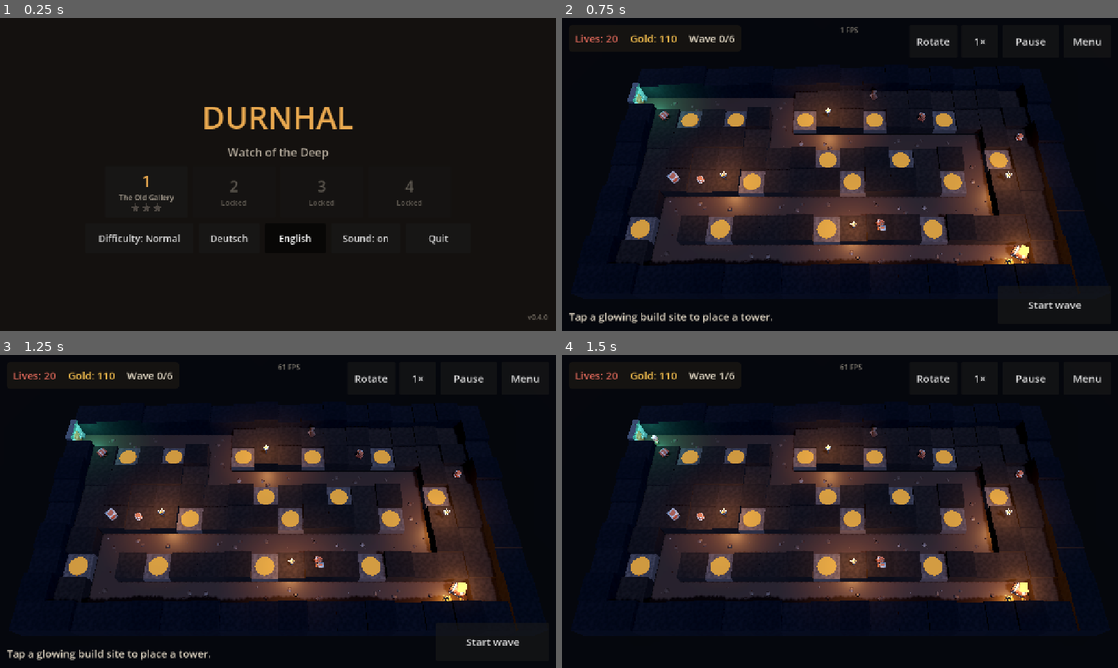
Above: before the commit, frames 1-4 (two rows, left to right).
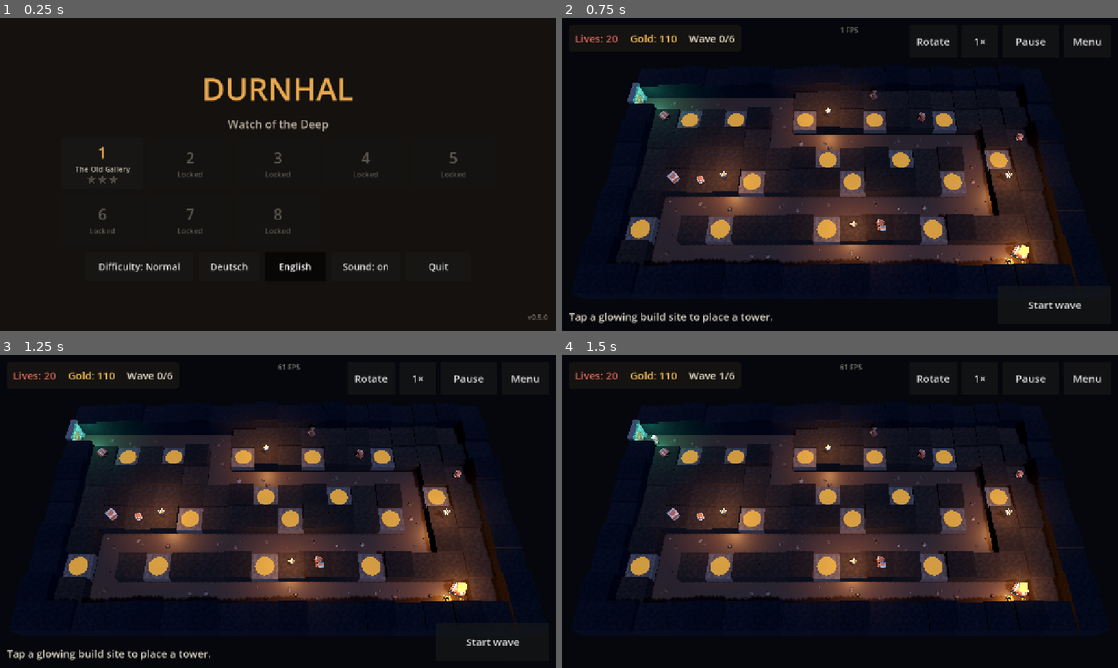
Above: after the commit, the same moments.

Repository: eragonapps/tower_defense
Game: Godot game, scene res://scenes/main_menu.tscn
Same seed, same stepped clock (60 frames per second), same inputs: the game is played once before the commit and once after it.
Inputs (mouse positions are in pixels of both pictures, inside the frame that each line leads up to; where the layout moved, square brackets give the same spot in the first picture):
- Up to frame 1 (0.25 s): no input
- Up to frame 2 (0.75 s): click (662, 165) [706, 193] at 0.5 s
- Up to frame 3 (1.25 s): no input
- Up to frame 4 (1.5 s): click "Start wave" at 1.25 s

The runs differ from the first frame. In frame 1, 4.3% of the frame differs, in the area x 13-98%, y 19-97%; in frame 2, nothing differs; in frame 3, nothing differs; in frame 4, nothing differs.

Commit message:
Add levels 5 to 8, per-level enemy health factor and two-row build menu
Co-Authored-By: Claude Fable 5.2 <noreply@anthropic.com>
Claude-Session: https://claude.ai/code/session_014ZyCvGMgCEPsRxnEwzfPyy

Diff:
--- /dev/null
+++ b/data/levels/level_05.json
@@ -0,0 +1,94 @@
+{
+  "name_key": "LEVEL_05_NAME",
+  "hint_key": "HINT_LEVEL_05",
+  "start_gold": 380,
+  "lives": 20,
+  "wave_pause": 10.0,
+  "towers": [
+    "crossbow",
+    "sling",
+    "runestone",
+    "forge",
+    "bomb",
+    "shieldwall"
+  ],
+  "waves": [
+    {
+      "reward": 40,
+      "groups": [
+        {"enemy": "skeleton_minion", "count": 10, "interval": 0.9},
+        {"enemy": "skeleton_minion", "count": 10, "interval": 0.9, "delay": 4.0, "entrance": 1}
+      ]
+    },
+    {
+      "reward": 45,
+      "groups": [
+        {"enemy": "skeleton_warrior", "count": 6, "interval": 1.5},
+        {"enemy": "skeleton_rogue", "count": 8, "interval": 0.7, "delay": 3.0, "entrance": 1}
+      ]
+    },
+    {
+      "reward": 50,
+      "groups": [
+        {"enemy": "skeleton_guard", "count": 4, "interval": 2.2},
+        {"enemy": "skeleton_warrior", "count": 8, "interval": 1.2, "entrance": 1},
+        {"enemy": "skeleton_mage", "count": 1, "interval": 1.0, "delay": 6.0, "entrance": 1}
+      ]
+    },
+    {
+      "reward": 55,
+      "groups": [
+        {"enemy": "skeleton_rogue", "count": 14, "interval": 0.5},
+        {"enemy": "skeleton_guard", "count": 6, "interval": 1.8, "delay": 2.0, "entrance": 1},
+        {"enemy": "skeleton_minion", "count": 20, "interval": 0.4, "delay": 8.0}
+      ]
+    },
+    {
+      "reward": 60,
+      "groups": [
+        {"enemy": "skeleton_warrior", "count": 14, "interval": 0.9},
+        {"enemy": "skeleton_warrior", "count": 14, "interval": 0.9, "entrance": 1},
+        {"enemy": "skeleton_mage", "count": 2, "interval": 4.0, "delay": 3.0},
+        {"enemy": "skeleton_mage", "count": 2, "interval": 4.0, "delay": 5.0, "entrance": 1}
+      ]
+    },
+    {
+      "reward": 65,
+      "groups": [
+        {"enemy": "skeleton_guard", "count": 10, "interval": 1.3},
+        {"enemy": "skeleton_guard", "count": 10, "interval": 1.3, "entrance": 1},
+        {"enemy": "skeleton_rogue", "count": 16, "interval": 0.4, "delay": 6.0}
+      ]
+    },
+    {
+      "reward": 70,
+      "groups": [
+        {"enemy": "skeleton_warrior", "count": 24, "interval": 0.6},
+        {"enemy": "skeleton_minion", "count": 40, "interval": 0.3, "entrance": 1},
+        {"enemy": "skeleton_mage", "count": 4, "interval": 3.0, "delay": 4.0},
+        {"enemy": "skeleton_guard", "count": 8, "interval": 1.5, "delay": 8.0, "entrance": 1}
+      ]
+    },
+    {
+      "reward": 0,
+      "groups": [
+        {"enemy": "skeleton_guard", "count": 16, "interval": 1.0},
+        {"enemy": "skeleton_guard", "count": 16, "interval": 1.0, "entrance": 1},
+        {"enemy": "skeleton_mage", "count": 5, "interval": 2.5, "delay": 3.0},
+        {"enemy": "skeleton_rogue", "count": 24, "interval": 0.35, "delay": 8.0, "entrance": 1}
+      ]
+    }
+  ],
+  "grid": [
+    "##################",
+    "E........::::::::#",
+    "#:o::o:o.o::*::::#",
+    "#:::*:::.ooo:o:o:#",
+    "#::::::o........H#",
+    "#::::::o.o:o:o:o:#",
+    "#:::*:::.o::*::::#",
+    "#:o::o:o.o:::::::#",
+    "E........::::::::#",
+    "##################"
+  ]
+}
--- /dev/null
+++ b/data/levels/level_06.json
@@ -0,0 +1,91 @@
+{
+  "name_key": "LEVEL_06_NAME",
+  "hint_key": "HINT_LEVEL_06",
+  "start_gold": 340,
+  "lives": 20,
+  "wave_pause": 12.0,
+  "towers": [
+    "crossbow",
+    "sling",
+    "runestone",
+    "forge",
+    "bomb",
+    "shieldwall"
+  ],
+  "rules": {
+    "max_digs": 7
+  },
+  "waves": [
+    {
+      "reward": 40,
+      "groups": [
+        {"enemy": "skeleton_minion", "count": 14, "interval": 0.8}
+      ]
+    },
+    {
+      "reward": 45,
+      "groups": [
+        {"enemy": "skeleton_rogue", "count": 10, "interval": 0.8},
+        {"enemy": "skeleton_warrior", "count": 6, "interval": 1.5, "delay": 4.0}
+      ]
+    },
+    {
+      "reward": 50,
+      "groups": [
+        {"enemy": "skeleton_rogue", "count": 16, "interval": 0.5},
+        {"enemy": "skeleton_guard", "count": 4, "interval": 2.0, "delay": 3.0}
+      ]
+    },
+    {
+      "reward": 55,
+      "groups": [
+        {"enemy": "skeleton_warrior", "count": 16, "interval": 0.8},
+        {"enemy": "skeleton_mage", "count": 3, "interval": 3.0, "delay": 4.0},
+        {"enemy": "skeleton_rogue", "count": 12, "interval": 0.5, "delay": 10.0}
+      ]
+    },
+    {
+      "reward": 60,
+      "groups": [
+        {"enemy": "skeleton_guard", "count": 12, "interval": 1.2},
+        {"enemy": "skeleton_rogue", "count": 20, "interval": 0.4, "delay": 5.0}
+      ]
+    },
+    {
+      "reward": 65,
+      "groups": [
+        {"enemy": "skeleton_warrior", "count": 30, "interval": 0.5},
+        {"enemy": "skeleton_mage", "count": 5, "interval": 2.5, "delay": 5.0},
+        {"enemy": "skeleton_rogue", "count": 20, "interval": 0.4, "delay": 12.0}
+      ]
+    },
+    {
+      "reward": 70,
+      "groups": [
+        {"enemy": "skeleton_guard", "count": 20, "interval": 0.9},
+        {"enemy": "skeleton_mage", "count": 5, "interval": 2.5, "delay": 4.0},
+        {"enemy": "skeleton_rogue", "count": 30, "interval": 0.3, "delay": 10.0}
+      ]
+    },
+    {
+      "reward": 0,
+      "groups": [
+        {"enemy": "bone_king", "count": 1, "interval": 1.0},
+        {"enemy": "skeleton_guard", "count": 14, "interval": 1.8, "delay": 6.0},
+        {"enemy": "skeleton_rogue", "count": 30, "interval": 0.5, "delay": 10.0}
+      ]
+    }
+  ],
+  "grid": [
+    "##################",
+    "#::o::o:o::::::::#",
+    "#:::......::o:o::#",
+    "#:*:.oo:o.o::...H#",
+    "#o:o.::*:.::o.o::#",
+    "E....o::o.o*:.:*:#",
+    "#:o:::::o.::o.o::#",
+    "#:::::*::.....:::#",
+    "#:::::::::o:o::::#",
+    "##################"
+  ]
+}
--- /dev/null
+++ b/data/levels/level_07.json
@@ -0,0 +1,100 @@
+{
+  "name_key": "LEVEL_07_NAME",
+  "hint_key": "HINT_LEVEL_07",
+  "start_gold": 480,
+  "lives": 20,
+  "wave_pause": 12.0,
+  "towers": [
+    "crossbow",
+    "sling",
+    "runestone",
+    "forge",
+    "bomb",
+    "shieldwall"
+  ],
+  "waves": [
+    {
+      "reward": 45,
+      "groups": [
+        {"enemy": "skeleton_minion", "count": 10, "interval": 0.9},
+        {"enemy": "skeleton_minion", "count": 10, "interval": 0.9, "delay": 3.0, "entrance": 1},
+        {"enemy": "skeleton_minion", "count": 10, "interval": 0.9, "delay": 6.0, "entrance": 2}
+      ]
+    },
+    {
+      "reward": 50,
+      "groups": [
+        {"enemy": "skeleton_warrior", "count": 8, "interval": 1.2},
+        {"enemy": "skeleton_rogue", "count": 8, "interval": 0.7, "delay": 2.0, "entrance": 2},
+        {"enemy": "skeleton_warrior", "count": 8, "interval": 1.2, "delay": 5.0, "entrance": 1}
+      ]
+    },
+    {
+      "reward": 55,
+      "groups": [
+        {"enemy": "skeleton_guard", "count": 5, "interval": 2.0, "entrance": 2},
+        {"enemy": "skeleton_warrior", "count": 10, "interval": 1.0},
+        {"enemy": "skeleton_mage", "count": 2, "interval": 4.0, "delay": 4.0, "entrance": 1},
+        {"enemy": "skeleton_minion", "count": 16, "interval": 0.5, "delay": 4.0, "entrance": 1}
+      ]
+    },
+    {
+      "reward": 60,
+      "groups": [
+        {"enemy": "skeleton_rogue", "count": 14, "interval": 0.5},
+        {"enemy": "skeleton_rogue", "count": 14, "interval": 0.5, "entrance": 1},
+        {"enemy": "skeleton_guard", "count": 8, "interval": 1.5, "delay": 3.0, "entrance": 2}
+      ]
+    },
+    {
+      "reward": 65,
+      "groups": [
+        {"enemy": "skeleton_warrior", "count": 16, "interval": 0.8},
+        {"enemy": "skeleton_warrior", "count": 16, "interval": 0.8, "entrance": 1},
+        {"enemy": "skeleton_warrior", "count": 16, "interval": 0.8, "entrance": 2},
+        {"enemy": "skeleton_mage", "count": 3, "interval": 3.0, "delay": 4.0, "entrance": 2}
+      ]
+    },
+    {
+      "reward": 70,
+      "groups": [
+        {"enemy": "skeleton_guard", "count": 10, "interval": 1.2},
+        {"enemy": "skeleton_guard", "count": 10, "interval": 1.2, "entrance": 1},
+        {"enemy": "skeleton_mage", "count": 4, "interval": 3.0, "delay": 3.0, "entrance": 2},
+        {"enemy": "skeleton_rogue", "count": 20, "interval": 0.4, "delay": 8.0, "entrance": 2}
+      ]
+    },
+    {
+      "reward": 75,
+      "groups": [
+        {"enemy": "skeleton_warrior", "count": 24, "interval": 0.6},
+        {"enemy": "skeleton_guard", "count": 12, "interval": 1.1, "entrance": 1},
+        {"enemy": "skeleton_minion", "count": 50, "interval": 0.25, "entrance": 2},
+        {"enemy": "skeleton_mage", "count": 5, "interval": 2.5, "delay": 5.0}
+      ]
+    },
+    {
+      "reward": 0,
+      "groups": [
+        {"enemy": "skeleton_guard", "count": 16, "interval": 1.0},
+        {"enemy": "skeleton_guard", "count": 16, "interval": 1.0, "entrance": 1},
+        {"enemy": "skeleton_guard", "count": 16, "interval": 1.0, "entrance": 2},
+        {"enemy": "skeleton_mage", "count": 4, "interval": 3.0, "delay": 4.0},
+        {"enemy": "skeleton_mage", "count": 4, "interval": 3.0, "delay": 6.0, "entrance": 1},
+        {"enemy": "skeleton_rogue", "count": 30, "interval": 0.3, "delay": 10.0, "entrance": 2}
+      ]
+    }
+  ],
+  "grid": [
+    "########E#########",
+    "#:o:o:::.::::::::#",
+    "E.....:o.o*::::::#",
+    "#:o:o.oo.o:o:o*::#",
+    "#:*::........::::#",
+    "#::::.oo:o:o.o:o:#",
+    "#:o:o.o:::::....H#",
+    "E.....:::*:o:o:o:#",
+    "#:o:o::::::::::::#",
+    "##################"
+  ]
+}
--- /dev/null
+++ b/data/levels/level_08.json
@@ -0,0 +1,92 @@
+{
+  "name_key": "LEVEL_08_NAME",
+  "hint_key": "HINT_LEVEL_08",
+  "start_gold": 560,
+  "enemy_hp_scale": 1.0,
+  "lives": 20,
+  "wave_pause": 12.0,
+  "towers": [
+    "crossbow",
+    "sling",
+    "runestone",
+    "forge",
+    "bomb",
+    "shieldwall"
+  ],
+  "waves": [
+    {
+      "reward": 50,
+      "groups": [
+        {"enemy": "skeleton_minion", "count": 24, "interval": 0.5},
+        {"enemy": "skeleton_warrior", "count": 8, "interval": 1.2, "delay": 6.0}
+      ]
+    },
+    {
+      "reward": 55,
+      "groups": [
+        {"enemy": "skeleton_rogue", "count": 20, "interval": 0.5},
+        {"enemy": "skeleton_guard", "count": 6, "interval": 1.8, "delay": 4.0}
+      ]
+    },
+    {
+      "reward": 60,
+      "groups": [
+        {"enemy": "skeleton_warrior", "count": 24, "interval": 0.6},
+        {"enemy": "skeleton_mage", "count": 4, "interval": 3.0, "delay": 4.0}
+      ]
+    },
+    {
+      "reward": 65,
+      "groups": [
+        {"enemy": "skeleton_guard", "count": 16, "interval": 1.0},
+        {"enemy": "skeleton_rogue", "count": 24, "interval": 0.4, "delay": 6.0},
+        {"enemy": "skeleton_mage", "count": 4, "interval": 3.0, "delay": 8.0}
+      ]
+    },
+    {
+      "reward": 70,
+      "groups": [
+        {"enemy": "bone_king", "count": 1, "interval": 1.0},
+        {"enemy": "skeleton_warrior", "count": 30, "interval": 0.7, "delay": 4.0}
+      ]
+    },
+    {
+      "reward": 75,
+      "groups": [
+        {"enemy": "skeleton_guard", "count": 24, "interval": 0.8},
+        {"enemy": "skeleton_mage", "count": 8, "interval": 2.0, "delay": 4.0},
+        {"enemy": "skeleton_minion", "count": 60, "interval": 0.2, "delay": 10.0}
+      ]
+    },
+    {
+      "reward": 80,
+      "groups": [
+        {"enemy": "skeleton_warrior", "count": 50, "interval": 0.4},
+        {"enemy": "skeleton_guard", "count": 20, "interval": 0.9, "delay": 5.0},
+        {"enemy": "skeleton_rogue", "count": 40, "interval": 0.3, "delay": 12.0},
+        {"enemy": "skeleton_mage", "count": 8, "interval": 2.0, "delay": 6.0}
+      ]
+    },
+    {
+      "reward": 0,
+      "groups": [
+        {"enemy": "bone_king", "count": 2, "interval": 14.0},
+        {"enemy": "skeleton_guard", "count": 30, "interval": 1.0, "delay": 4.0},
+        {"enemy": "skeleton_mage", "count": 10, "interval": 2.5, "delay": 6.0},
+        {"enemy": "skeleton_warrior", "count": 40, "interval": 0.6, "delay": 10.0}
+      ]
+    }
+  ],
+  "grid": [
+    "##################",
+    "E................#",
+    "#:o:o:::o:o::o:o.#",
+    "#:::::*::::*:::o.#",
+    "#:o:o:o:o:o:o:oo.#",
+    "#::H.............#",
+    "#:o:o:o:::o:o::oo#",
+    "#:::::::*::::*:::#",
+    "#::::::::::::::::#",
+    "##################"
+  ]
+}
--- a/locale/translations.csv
+++ b/locale/translations.csv
@@ -98,3 +98,11 @@
 SPEC_BULWARK_DESC,hält viel mehr Gegner viel länger,holds many more enemies much longer
 SPEC_BERSERKER,Berserker,Berserker
 SPEC_BERSERKER_DESC,"schlägt hart und schnell zu","strikes hard and fast"
+LEVEL_05_NAME,Die Kreuzung,The Crossroads
+HINT_LEVEL_05,"Zwei Tore, ein kurzer gemeinsamer Weg. Sichere die Kreuzung, bevor du in die Mine investierst.","Two gates, one short shared path. Secure the crossroads before investing in the mine."
+LEVEL_06_NAME,Tiefe Adern,Deep Veins
+HINT_LEVEL_06,"Viel Erz, aber viele Diebe. Du darfst nur siebenmal graben, also wähle deine Stollen mit Bedacht.","Plenty of ore, but plenty of thieves. You may dig only seven times, so choose your tunnels wisely."
+LEVEL_07_NAME,Belagerung,Siege
+HINT_LEVEL_07,"Die Gegner kommen durch drei Tore, auch von Norden.","Enemies come through three gates, including from the north."
+LEVEL_08_NAME,Der Thronsaal,The Throne Room
+HINT_LEVEL_08,"Die letzte Schlacht. Die Gegner sind hier zäher als je zuvor, und der Knochenkönig kommt nicht allein.","The final battle. Enemies are tougher here than ever, and the Bone King does not come alone."
--- a/project.godot
+++ b/project.godot
@@ -7,7 +7,7 @@
 
 config/name="Durnhal"
 config/description="Durnhal: Wacht der Tiefe"
-config/version="0.4.0"
+config/version="0.5.0"
 run/main_scene="res://scenes/main_menu.tscn"
 config/features=PackedStringArray("4.7", "Mobile")
 config/icon="res://icon.svg"
--- a/scripts/core/game_data.gd
+++ b/scripts/core/game_data.gd
@@ -9,7 +9,9 @@
 const RULES_PATH := "res://data/rules.json"
 const DIFFICULTIES_PATH := "res://data/difficulties.json"
 const DIFFICULTY_ORDER: Array[String] = ["easy", "normal", "hard"]
-const LEVEL_ORDER: Array[String] = ["level_01", "level_02", "level_03", "level_04"]
+const LEVEL_ORDER: Array[String] = [
+	"level_01", "level_02", "level_03", "level_04", "level_05", "level_06", "level_07", "level_08",
+]
 
 const TOWER_FIELDS := ["name_key", "cost", "range", "cooldown", "damage", "splash", "projectile_speed", "color"]
 ## Zusatzwirkungen eines Turms: kind (projectile oder aura), slow {factor, duration}, burn {dps, duration}.
--- a/scripts/core/sim.gd
+++ b/scripts/core/sim.gd
@@ -150,6 +150,8 @@
 var max_lives := 0
 var tick := 0
 var kills := 0
+## Die meisten Gegner, die je gleichzeitig unterwegs waren. Ein Maß für die Last auf dem Gerät.
+var peak_enemies := 0
 
 var enemies: Array[Enemy] = []
 var towers: Array[Tower] = []
@@ -569,7 +571,8 @@
 	e.id = _take_id()
 	e.type = type
 	e.def = _enemy_defs[type]
-	e.max_hp = float(e.def["hp"]) * float(rules["enemy_hp_factor"])
+	# Lebenspunkte: Grundwert, mal Faktor des Levels, mal Faktor des Schwierigkeitsgrads.
+	e.max_hp = float(e.def["hp"]) * float(_level.get("enemy_hp_scale", 1.0)) * float(rules["enemy_hp_factor"])
 	e.hp = e.max_hp
 	e.pos = pos
 	e.prev_pos = e.pos
@@ -831,6 +834,7 @@
 
 
 func _cleanup() -> void:
+	peak_enemies = maxi(peak_enemies, enemies.size())
 	enemies = enemies.filter(func(e: Enemy) -> bool: return e.alive)
 	projectiles = projectiles.filter(func(p: Projectile) -> bool: return not p.done)
 
--- a/scripts/ui/hud.gd
+++ b/scripts/ui/hud.gd
@@ -33,7 +33,7 @@
 var _context: PanelContainer
 var _context_title: Label
 var _context_info: Label
-var _context_buttons: HBoxContainer
+var _context_buttons: GridContainer
 var _hint: Label
 var _end: Control
 var _end_title: Label
@@ -91,6 +91,9 @@
 		b.disabled = def.get("disabled", false)
 		b.pressed.connect(action_requested.emit.bind(def["id"]))
 		_context_buttons.add_child(b)
+	# Bis zu vier Knöpfe in einer Reihe. Mehr werden auf zwei Reihen verteilt, damit das Menü
+	# nicht unter den Wellen-Knopf am rechten Rand läuft.
+	_context_buttons.columns = maxi(1, buttons.size() if buttons.size() <= 4 else ceili(buttons.size() / 2.0))
 	_context_buttons.visible = not buttons.is_empty()
 	_context.visible = true
 
@@ -186,8 +189,9 @@
 	_context_info.autowrap_mode = TextServer.AUTOWRAP_WORD_SMART
 	_context_info.custom_minimum_size.x = 640
 	box.add_child(_context_info)
-	_context_buttons = HBoxContainer.new()
-	_context_buttons.add_theme_constant_override("separation", 12)
+	_context_buttons = GridContainer.new()
+	_context_buttons.add_theme_constant_override("h_separation", 12)
+	_context_buttons.add_theme_constant_override("v_separation", 10)
 	box.add_child(_context_buttons)
 
 	_hint = _label(tr(_hint_key), COLOR_TEXT)
--- a/tests/unit/test_data_and_balance.gd
+++ b/tests/unit/test_data_and_balance.gd
@@ -115,6 +115,25 @@
 		var sim := _play(id, Bots.MinerBot.new(_pattern(id), MINE_DIGS.get(id, [])))
 		assert_eq(sim.status, GameSim.Status.WON, id)
 		assert_gt(sim.lives, int(GameData.load_level(id)["lives"]) / 3, "%s: zu knapp" % id)
+
+
+func test_sensible_play_never_floods_the_screen() -> void:
+	# Viele animierte Figuren zugleich kosten auf dem Handy Bildrate. Diese Grenze hält die Levels im Rahmen.
+	for id in GameData.LEVEL_ORDER:
+		var sim := _play(id, Bots.MinerBot.new(_pattern(id), MINE_DIGS.get(id, [])))
+		gut.p("%s: höchstens %d Gegner gleichzeitig" % [id, sim.peak_enemies])
+		assert_lt(sim.peak_enemies, 80, id)
+
+
+func test_level_can_make_its_enemies_tougher() -> void:
+	var normal := GameSim.new(GameData.load_level("level_01"), towers, enemies, GameData.rules_for("hard"))
+	var level := GameData.load_level("level_01")
+	level["enemy_hp_scale"] = 2.0
+	var tough := GameSim.new(level, towers, enemies, GameData.rules_for("hard"))
+	for sim in [normal, tough]:
+		sim.start_next_wave()
+		sim.step()
+	assert_almost_eq(tough.enemies[0].max_hp, normal.enemies[0].max_hp * 2.0, 0.001, "wirkt zusätzlich zum Schwierigkeitsgrad")
 
 
 func test_using_the_mine_pays_off() -> void:
--- a/tools/balance_report.gd
+++ b/tools/balance_report.gd
@@ -30,10 +30,10 @@
 			"alle mit Mine": func(): return Bots.MinerBot.new(mixed, digs),
 		}
 		print("\n== %s ==" % id)
-		print("%-16s %-10s %6s %6s %7s %6s %5s %8s" % ["Bot", "Ergebnis", "Leben", "Welle", "Türme", "Gold", "Erz", "Dauer"])
+		print("%-16s %-10s %6s %6s %7s %6s %5s %8s %7s" % ["Bot", "Ergebnis", "Leben", "Welle", "Türme", "Gold", "Erz", "Dauer", "Gegner"])
 		for name in bots:
 			var t0 := Time.get_ticks_msec()
 			var sim := Bots.run(level, towers, enemies, bots[name].call(), 1800.0, rules)
 			var result := "Sieg" if sim.status == GameSim.Status.WON else ("Niederlage" if sim.status == GameSim.Status.LOST else "offen")
-			print("%-16s %-10s %6d %3d/%-2d %7d %6d %5d %6.0f s  (%d ms)" % [name, result, sim.lives, sim.wave_index + 1, sim.wave_count, sim.towers.size(), sim.gold, sim.ore, sim.tick * GameSim.DT, Time.get_ticks_msec() - t0])
+			print("%-16s %-10s %6d %3d/%-2d %7d %6d %5d %6.0f s %7d  (%d ms)" % [name, result, sim.lives, sim.wave_index + 1, sim.wave_count, sim.towers.size(), sim.gold, sim.ore, sim.tick * GameSim.DT, sim.peak_enemies, Time.get_ticks_msec() - t0])
 	quit()
Not shown, changed: export_presets.cfg
Not shown, changed: PLAN.md
